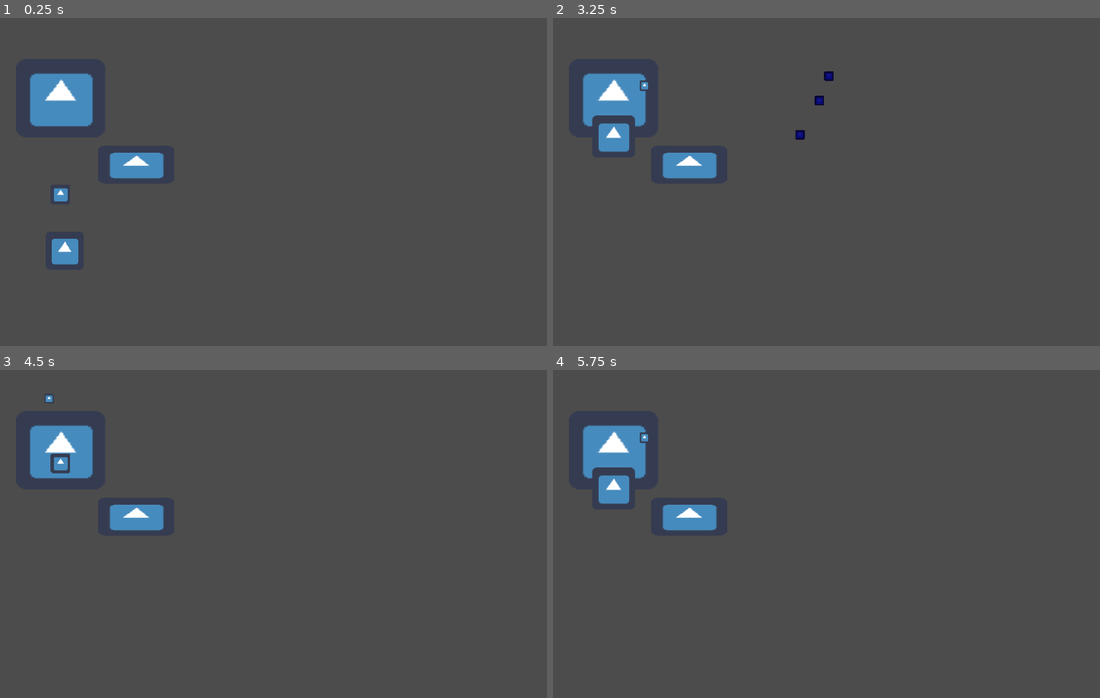
Above: before the commit, frames 1-4 (two rows, left to right).
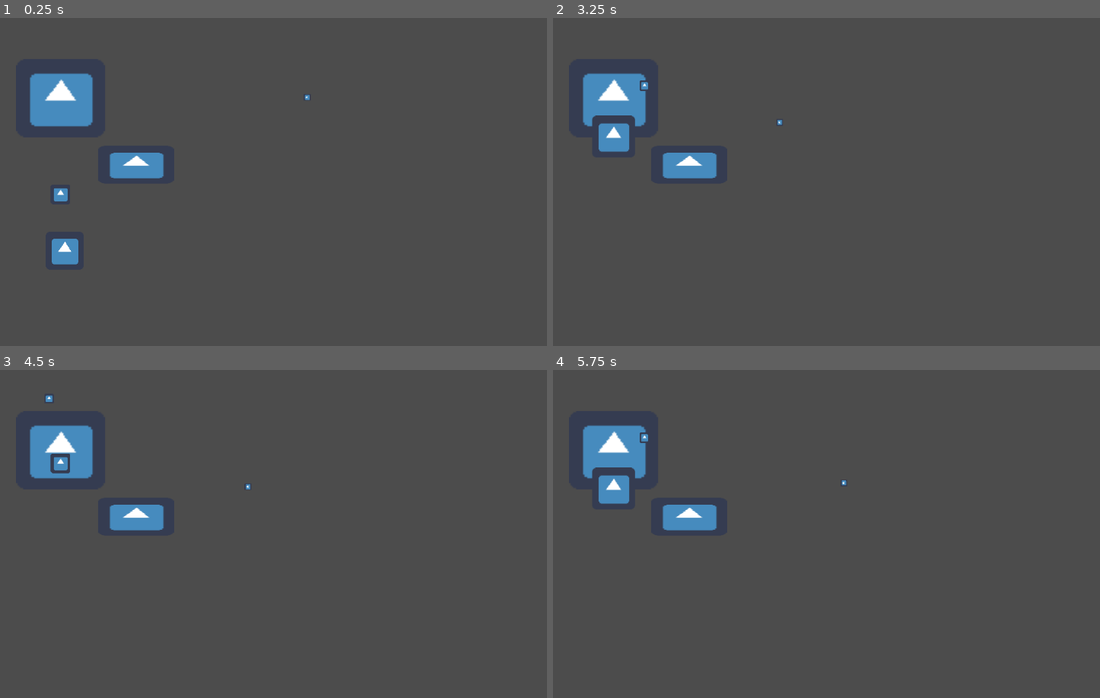
Above: after the commit, the same moments.

Repository: ljweeks/KSU_Fall2022GameJam
Game: Godot game, scene res://PowerTestScene.tscn
The game is run twice, just before and just after one commit, with the same random seed, the same clock (stepped at 60 frames per second) and the same inputs. This scene is started directly instead of the project's main scene. The engine's default icon, where the game draws it, is replaced by a stand-in: a white triangle on a blue panel in a dark square.
Inputs (mouse positions are in pixels of both pictures, inside the frame that each line leads up to):
- Up to frame 1 (0.25 s): no input
- Up to frame 2 (3.25 s): tap Enter at 0.5 s; move the mouse to (782, 267) at 0.52 s; hold W (player_up) 0.53-2.03 s; click (782, 267) at 0.6 s; move the mouse to (996, 250) at 1.27 s; right-click (996, 250) at 1.35 s; move the mouse to (629, 142) at 2.02 s; hold A (player_left) from 2.03 s (still down); click (629, 142) at 2.1 s; move the mouse to (842, 195) at 2.77 s; right-click (842, 195) at 2.85 s
- Up to frame 3 (4.5 s): move the mouse to (164, 458) at 3.52 s; release A (player_left) at 3.53 s; hold S (player_down) 3.53-4.28 s; click (164, 458) at 3.6 s; move the mouse to (393, 530) at 4.27 s; hold D (player_right) from 4.28 s (still down); right-click (393, 530) at 4.35 s
- Up to frame 4 (5.75 s): move the mouse to (689, 566) at 5.02 s; release D (player_right) at 5.03 s; hold W (player_up) from 5.03 s (still down); click (689, 566) at 5.1 s

The runs differ from the first frame. In frame 1, less than 0.1% of the frame differs, in the area x 55-57%, y 23-26%; in frame 2, 0.2%, in the area x 41-52%, y 16-38%; in frame 3, less than 0.1%; in frame 4, less than 0.1%.

Commit message:
added extra var to battery

Diff:
--- a/Interactables/PowerObjects/Base/PowerArea.tscn
+++ b/Interactables/PowerObjects/Base/PowerArea.tscn
@@ -4,7 +4,6 @@
 [ext_resource path="res://Interactables/PowerObjects/Base/PowerArea.gd" type="Script" id=2]
 
 [sub_resource type="CircleShape2D" id=1]
-radius = 100.0
 
 [node name="PowerArea" type="Area2D"]
 script = ExtResource( 2 )
--- a/Interactables/PowerObjects/BatteryHolder.gd
+++ b/Interactables/PowerObjects/BatteryHolder.gd
@@ -2,13 +2,16 @@
 class_name BatteryHolder
 
 
+export var power_area_collision_scale = 1
 onready var powerArea = $PowerArea
+onready var base_radius = $PowerArea/CollisionShape2D.shape.radius
 
 var myBattery
 
 # Called when the node enters the scene tree for the first time.
 func _ready():
 	$AttachPoint/BatterySprite.visible = false
+	$PowerArea/CollisionShape2D.shape.radius = base_radius * power_area_collision_scale
 
 func removeBattery():
 	if myBattery is Battery:
--- a/Interactables/PowerObjects/Outlet.gd
+++ b/Interactables/PowerObjects/Outlet.gd
@@ -17,6 +17,7 @@
 
 func _on_Area2D_body_entered(body):
 	if body is PlugEnd and current_plug == null:
+		body.plugged = true
+		body.sleeping = true
 		body.global_position = global_position
-		body.plugged = true
 		current_plug = body
--- a/Interactables/PowerObjects/Outlet.tscn
+++ b/Interactables/PowerObjects/Outlet.tscn
@@ -4,7 +4,7 @@
 
 [sub_resource type="CircleShape2D" id=1]
 
-[node name="Area2D" type="Area2D"]
+[node name="Outlet" type="Area2D"]
 script = ExtResource( 1 )
 
 [node name="CollisionShape2D" type="CollisionShape2D" parent="."]
--- a/Interactables/PowerObjects/PlugEnd.gd
+++ b/Interactables/PowerObjects/PlugEnd.gd
@@ -8,3 +8,4 @@
 		set_mode(RigidBody2D.MODE_STATIC)
 	else:
 		set_mode(RigidBody2D.MODE_RIGID)
+	plugged = new_value
--- a/PowerTestScene.tscn
+++ b/PowerTestScene.tscn
@@ -1,10 +1,12 @@
-[gd_scene load_steps=6 format=2]
+[gd_scene load_steps=8 format=2]
 
 [ext_resource path="res://Interactables/PowerObjects/Fan.tscn" type="PackedScene" id=1]
 [ext_resource path="res://Interactables/PowerObjects/Base/PowerableObject.tscn" type="PackedScene" id=2]
 [ext_resource path="res://Player/Player.tscn" type="PackedScene" id=3]
 [ext_resource path="res://Interactables/PowerObjects/BatteryHolder.tscn" type="PackedScene" id=4]
 [ext_resource path="res://Interactables/PowerObjects/Base/Battery.tscn" type="PackedScene" id=5]
+[ext_resource path="res://Interactables/PowerObjects/Outlet.tscn" type="PackedScene" id=6]
+[ext_resource path="res://Interactables/PowerObjects/Plug.tscn" type="PackedScene" id=7]
 
 [node name="Node2D" type="Node2D"]
 
@@ -26,3 +28,9 @@
 
 [node name="Fan" parent="." instance=ExtResource( 1 )]
 position = Vector2( 307, 247 )
+
+[node name="Area2D" parent="." instance=ExtResource( 6 )]
+position = Vector2( 489, 151 )
+
+[node name="Plug" parent="." instance=ExtResource( 7 )]
+position = Vector2( 523, 107 )
--- a/project.godot
+++ b/project.godot
@@ -34,7 +34,7 @@
 "language": "GDScript",
 "path": "res://Interactables/PowerObjects/Base/PowerArea.gd"
 }, {
-"base": "Node2D",
+"base": "Area2D",
 "class": "PowerableObject",
 "language": "GDScript",
 "path": "res://Interactables/PowerObjects/Base/PowerableObject.gd"
